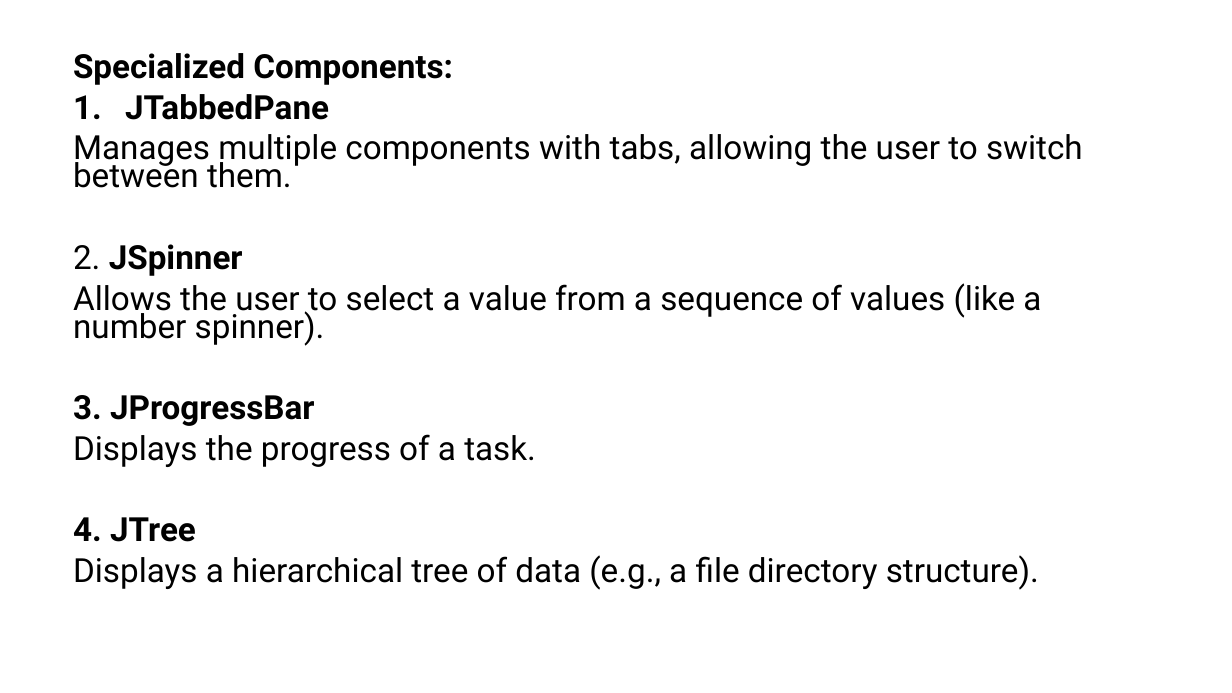
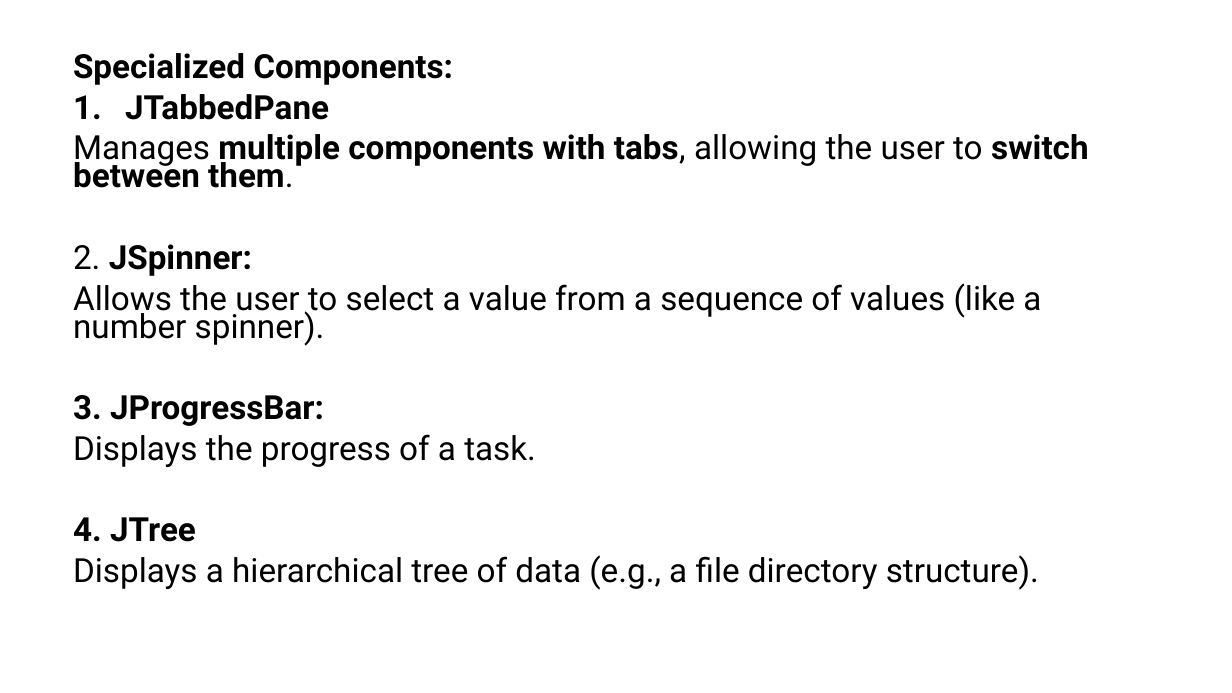
Before and after one commit to PRAMOD-VISHNU-NAIK/MCA-2nd-Sem-Shridevi-College, a slide deck: slide 12 of Theory Class-Notes/Complete Syllabus and Notes/Module-5 GUI and Applet.pptx. Drawn at 1232x693 pixels with LibreOffice and Linux fonts; fonts in the diff are those of the drawing. Boxes give left, top, right and bottom in pixels: in the first picture for what was removed or moved away, otherwise in the second. Text is boxed around its words. In the diff, an @@ line names an element or a change of style, - is before the commit and + after.

```diff
--- a/Theory Class-Notes/Complete Syllabus and Notes/Module-5 GUI and Applet.pptx
+++ b/Theory Class-Notes/Complete Syllabus and Notes/Module-5 GUI and Applet.pptx
@@ text at box(73, 134, 1088, 188): bold on in "multiple components with tabs, switch between them." @@
@@ text at box(73, 244, 252, 276): text changed @@
-2. JSpinner
+2. JSpinner:
@@ text at box(73, 395, 324, 426): text changed @@
-3. JProgressBar
+3. JProgressBar:
```
Also in this commit, not shown: 10 other slides changed, 16 slides added, 5 slides removed, 6 other files.
